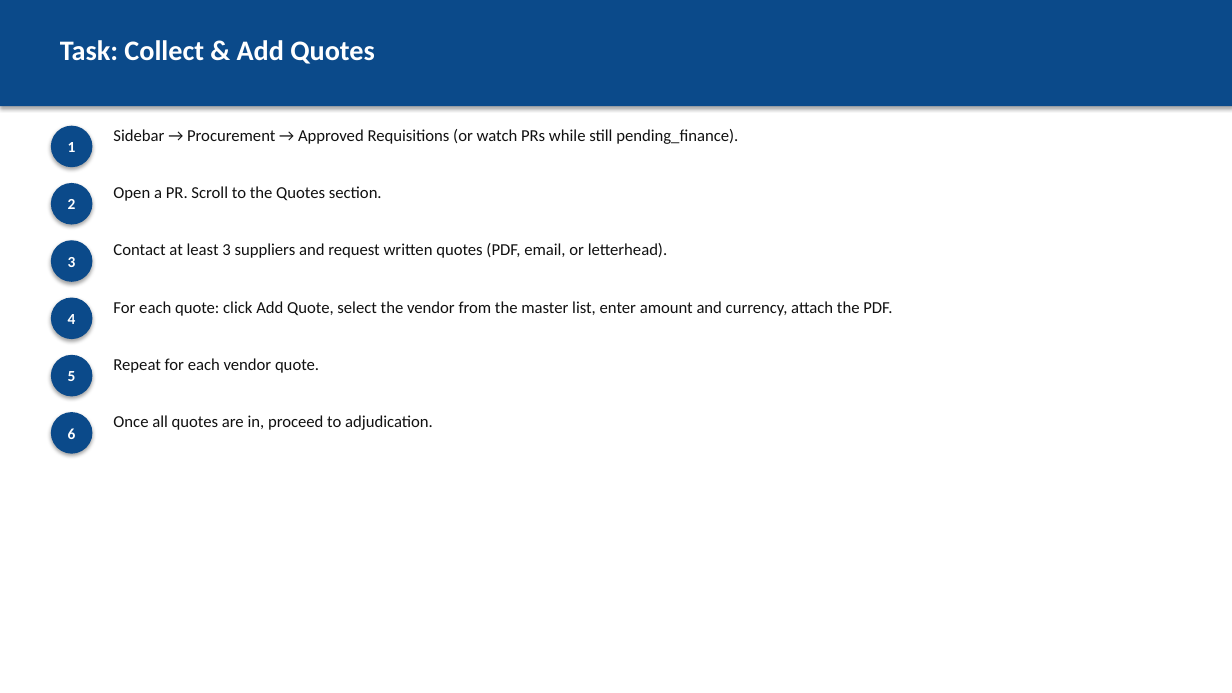
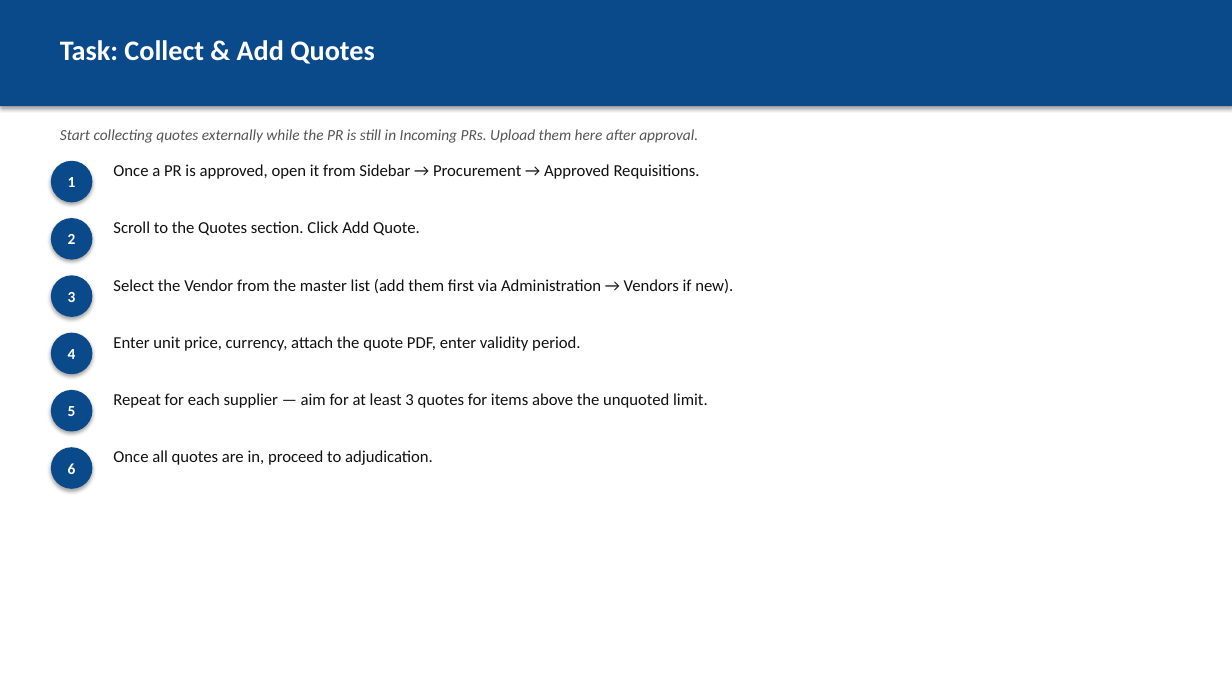
Before and after one commit to hetchsol/pras, a slide deck: slide 5 of docs/user-manual/05-procurement.pptx (slide 4 before the commit). Drawn at 1232x693 pixels with LibreOffice and Linux fonts; fonts in the diff are those of the drawing. Boxes give left, top, right and bottom in pixels: in the first picture for what was removed or moved away, otherwise in the second. Text is boxed around its words. In the diff, an @@ line names an element or a change of style, - is before the commit and + after.

```diff
--- a/docs/user-manual/05-procurement.pptx
+++ b/docs/user-manual/05-procurement.pptx
@@ text added at [60, 129, 698, 143], 12 pt, text #555555, italic @@
+Start collecting quotes externally while the PR is still in Incoming PRs. Upload them here after approval.
@@ text at [113, 164, 700, 179]: text changed @@
-Sidebar → Procurement → Approved Requisitions (or watch PRs while still pending_finance).
+Once a PR is approved, open it from Sidebar → Procurement → Approved Requisitions.
@@ text at [113, 221, 420, 236]: text changed @@
-Open a PR. Scroll to the Quotes section.
+Scroll to the Quotes section. Click Add Quote.
@@ text removed at [113, 243, 667, 258] @@
-Contact at least 3 suppliers and request written quotes (PDF, email, or letterhead).
@@ text at [113, 279, 733, 293]: text changed @@
-For each quote: click Add Quote, select the vendor from the master list, enter amount and currency, attach the PDF.
+Select the Vendor from the master list (add them first via Administration → Vendors if new).
@@ text added at [113, 336, 580, 351], 13 pt, text #111111 @@
+Enter unit price, currency, attach the quote PDF, enter validity period.
@@ 6 ellipses, 1 text: place and size @@
-6 ellipses, 1 text at [51, 126, 433, 454]
+6 ellipses, 1 text at [51, 161, 433, 489]
@@ text at [113, 393, 708, 408]: text changed @@
-Repeat for each vendor quote.
+Repeat for each supplier — aim for at least 3 quotes for items above the unquoted limit.
```
Also in this commit, not shown: 5 other slides changed, 1 slide added, 8 other files.
